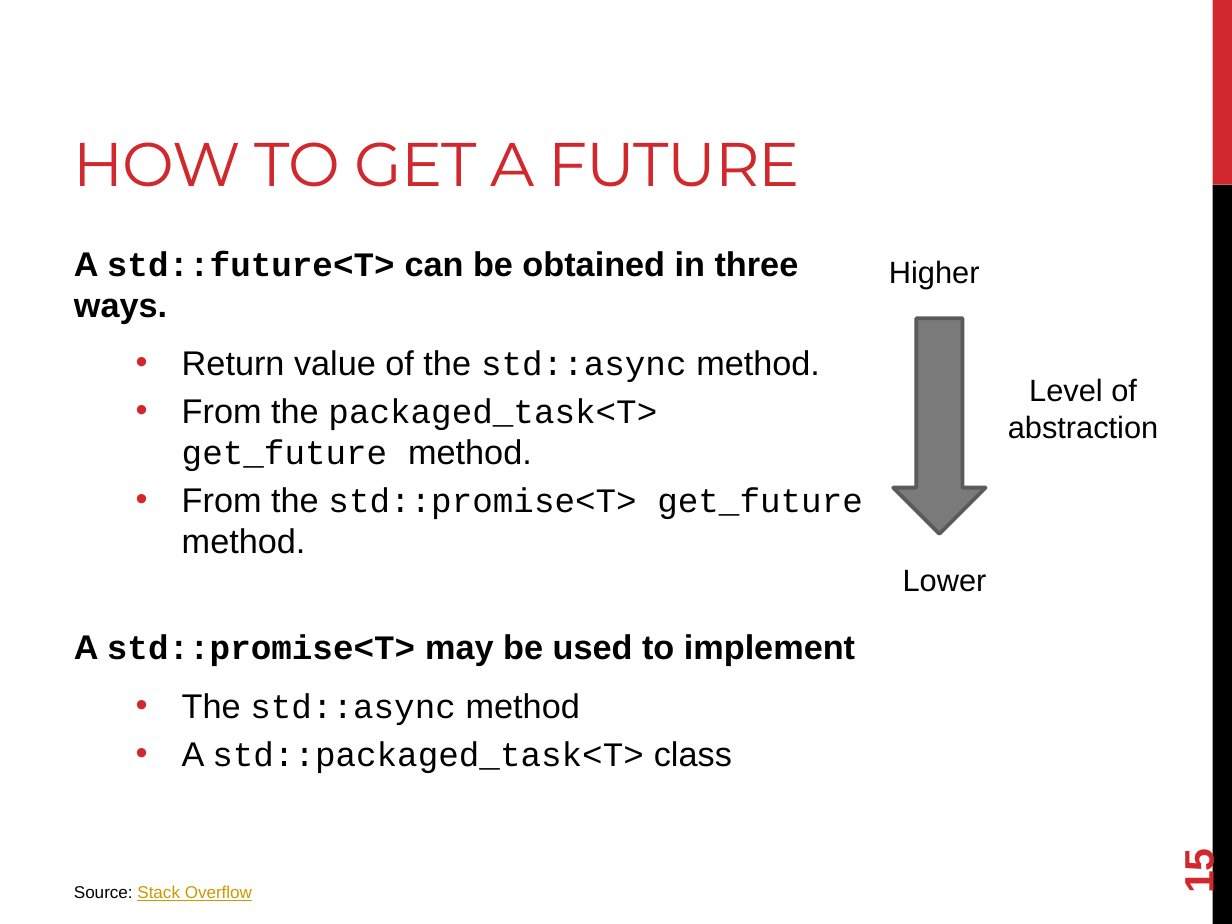
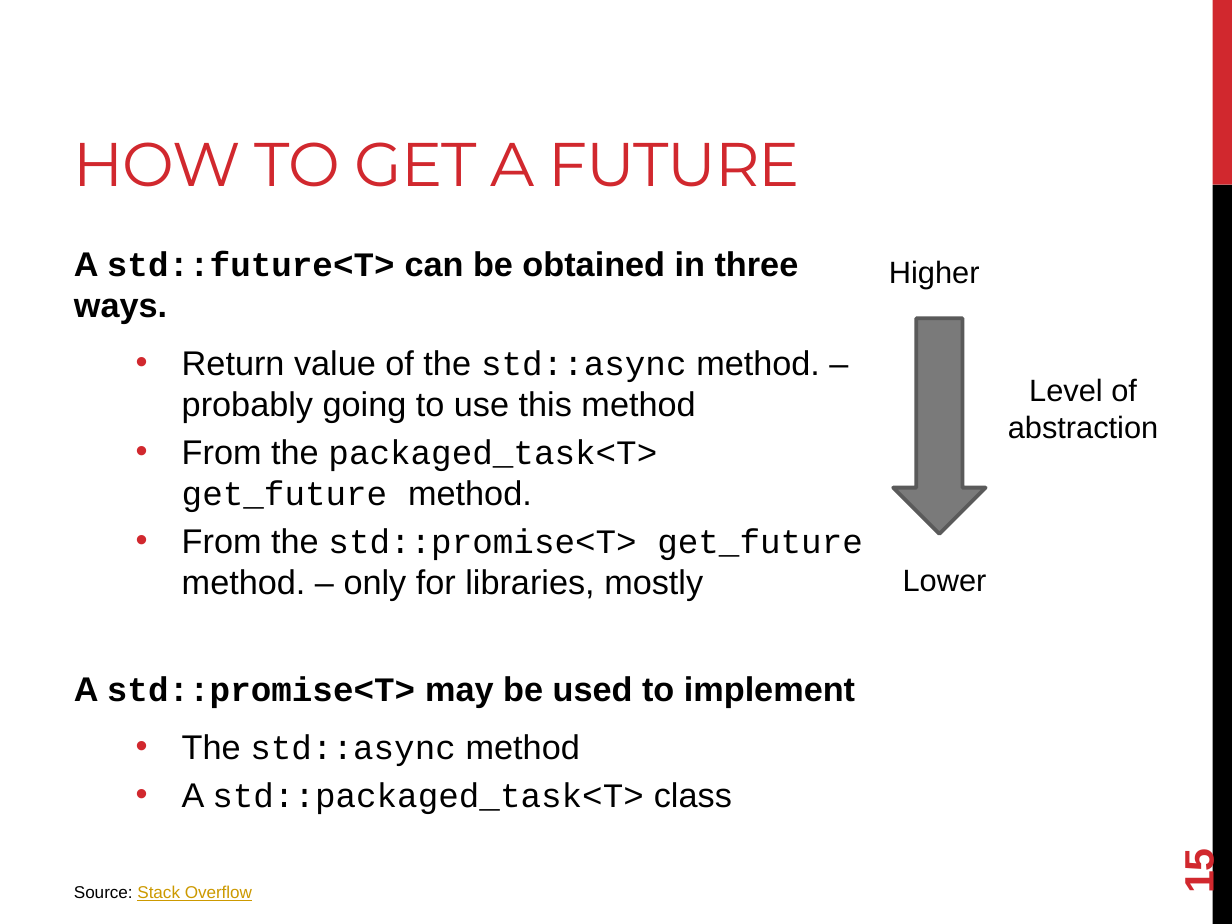
Before and after one commit to joshpeterson/DevelopingConcurrentSoftware, a slide deck: slide 15 of Lectures/Asynchronous Operations/Asynchronous Operations.pptx. Drawn at 1232x924 pixels with LibreOffice and Linux fonts; fonts in the diff are those of the drawing. Boxes give left, top, right and bottom in pixels: in the first picture for what was removed or moved away, otherwise in the second. Text is boxed around its words. In the diff, an @@ line names an element or a change of style, - is before the commit and + after.

```diff
--- a/Lectures/Asynchronous Operations/Asynchronous Operations.pptx
+++ b/Lectures/Asynchronous Operations/Asynchronous Operations.pptx
@@ text at [182,350,820,423]: text changed @@
-  • Return value of the std::async method.
+  • Return value of the std::async method. –probably going to use this method
@@ text at [182,528,863,601]: text changed; font Courier New to Arial @@
-  • From the std::promise<T> get_future method.
+  • From the std::promise<T> get_future method. – only for libraries, mostly
```
Also in this commit, not shown: 7 other slides changed, 5 other files.
